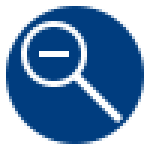
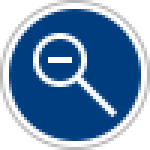
Layer changes from the first 150x150 image to the second:
painted on "Form 5" over (x1=39, y1=51, x2=72, y2=63)
painted on "Form 4" over (x1=72, y1=72, x2=123, y2=123)
painted on "Ellipse 1" (1st of 2) over (x1=21, y1=21, x2=87, y2=87)
added layer "Ellipse 1 Kopie" above "Ellipse 1" over (x1=0, y1=0, x2=150, y2=150)
painted on "Ellipse 1" (2nd of 2) over (x1=6, y1=6, x2=144, y2=144)
